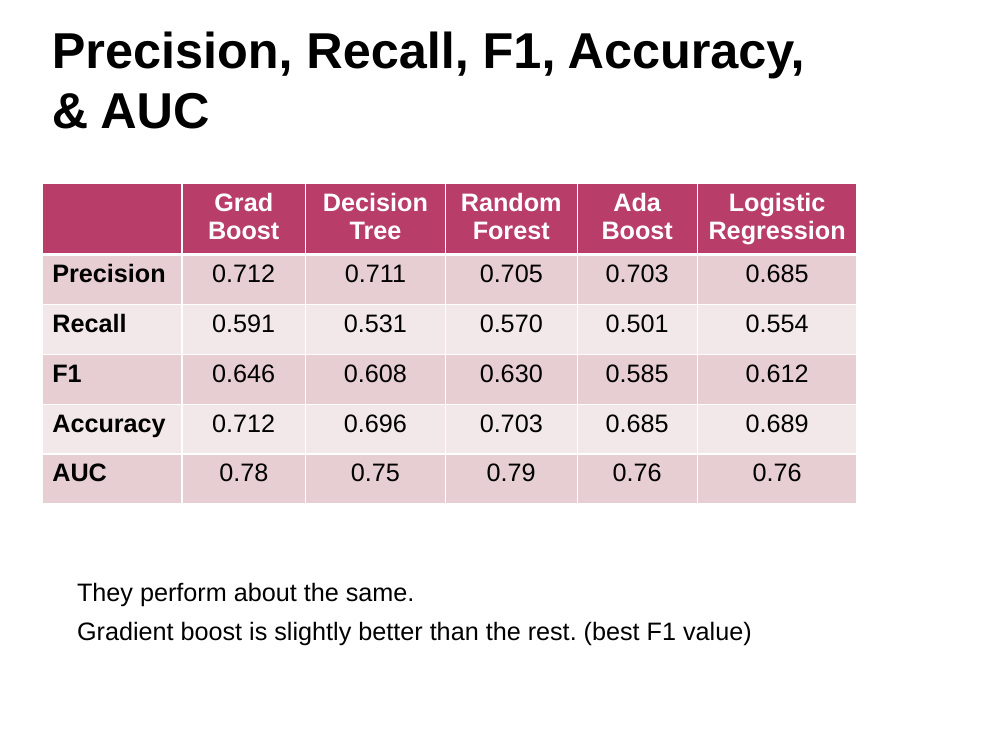
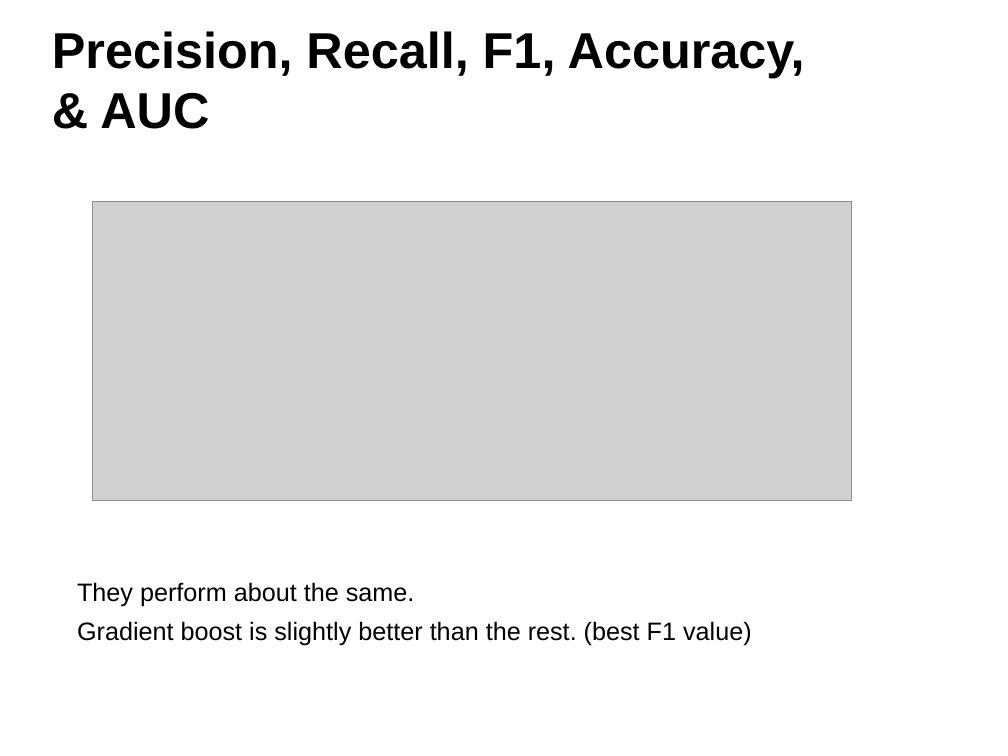
Before and after one commit to ggigaev/SFeaters, a slide deck: slide 10 of ppt/SFeaters_Final.pptx (slide 19 before the commit). Drawn at 1008x756 pixels with LibreOffice and Linux fonts; fonts in the diff are those of the drawing; grey boxes stand for pictures; background and template pictures are left out. Boxes give left, top, right and bottom in pixels: in the first picture for what was removed or moved away, otherwise in the second. Text is boxed around its words. In the diff, an @@ line names an element or a change of style, - is before the commit and + after.

```diff
--- a/ppt/SFeaters_Final.pptx
+++ b/ppt/SFeaters_Final.pptx
@@ table removed at box(42, 183, 858, 504), 6 rows, 6 columns @@
- | Grad Boost | Decision Tree | Random Forest | Ada Boost | Logistic Regression
-Precision | 0.712 | 0.711 | 0.705 | 0.703 | 0.685
-Recall | 0.591 | 0.531 | 0.570 | 0.501 | 0.554
-F1 | 0.646 | 0.608 | 0.630 | 0.585 | 0.612
-Accuracy | 0.712 | 0.696 | 0.703 | 0.685 | 0.689
-AUC | 0.78 | 0.75 | 0.79 | 0.76 | 0.76
@@ picture added at box(93, 202, 852, 501) @@
```
Also in this commit, not shown: 5 other slides changed, 1 slide added, 18 slides removed, 18 other files.
